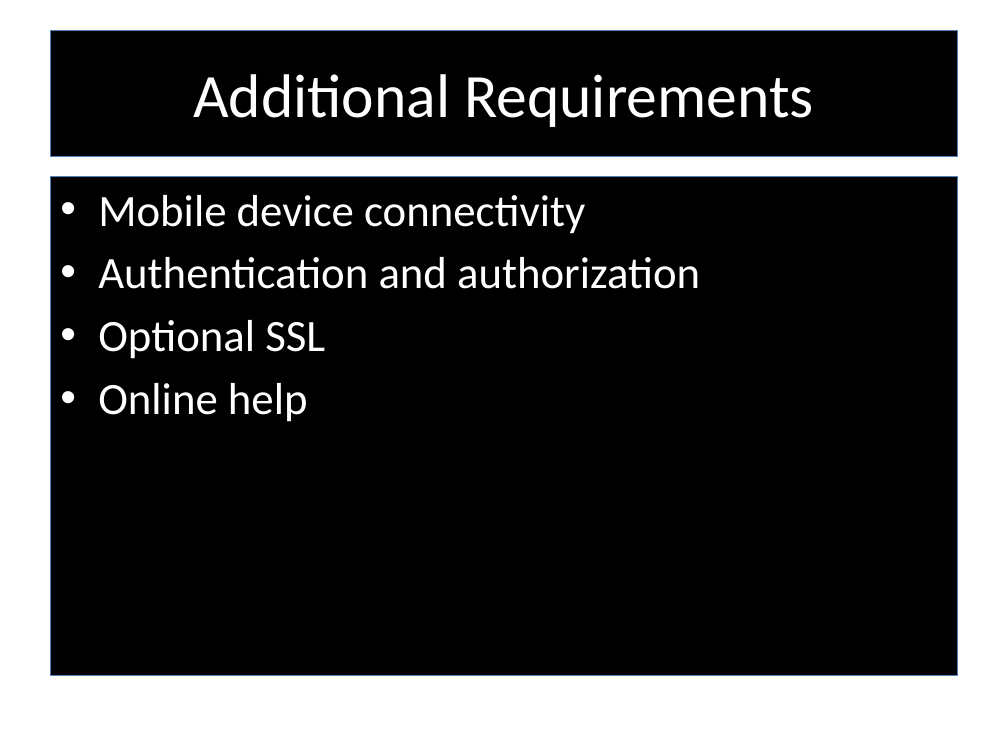
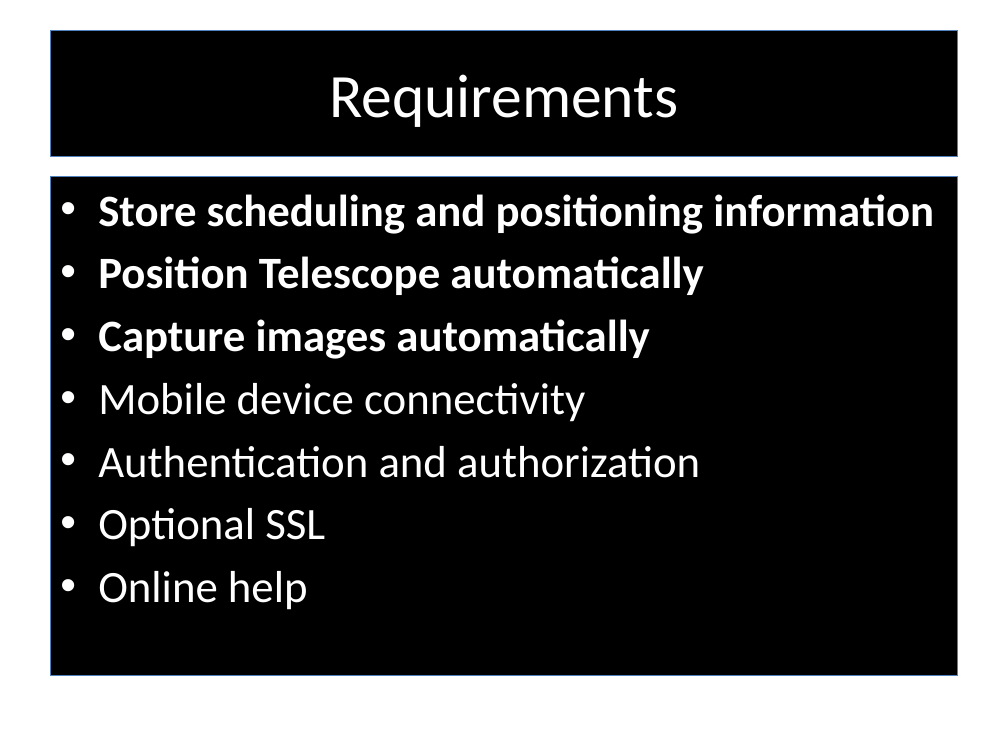
Before and after one commit to RedTeamCOSC470/Documentation, a slide deck: slide 3 of Stargazer_Presentation_Semester2.pptx (slide 4 before the commit). Drawn at 1008x756 pixels with LibreOffice and Linux fonts; fonts in the diff are those of the drawing; background and template pictures are left out. Boxes give left, top, right and bottom in pixels: in the first picture for what was removed or moved away, otherwise in the second. Text is boxed around its words. In the diff, an @@ line names an element or a change of style, - is before the commit and + after.

```diff
--- a/Stargazer_Presentation_Semester2.pptx
+++ b/Stargazer_Presentation_Semester2.pptx
@@ title at bbox=[329, 74, 678, 127]: text changed @@
-Additional Requirements
+Requirements
@@ text at bbox=[98, 194, 934, 359]: paragraphs added @@
+• Store scheduling and positioning information
+• Position Telescope automatically
+• Capture images automatically
```
Also in this commit, not shown: 10 other slides changed, 8 slides added, 9 slides removed.
